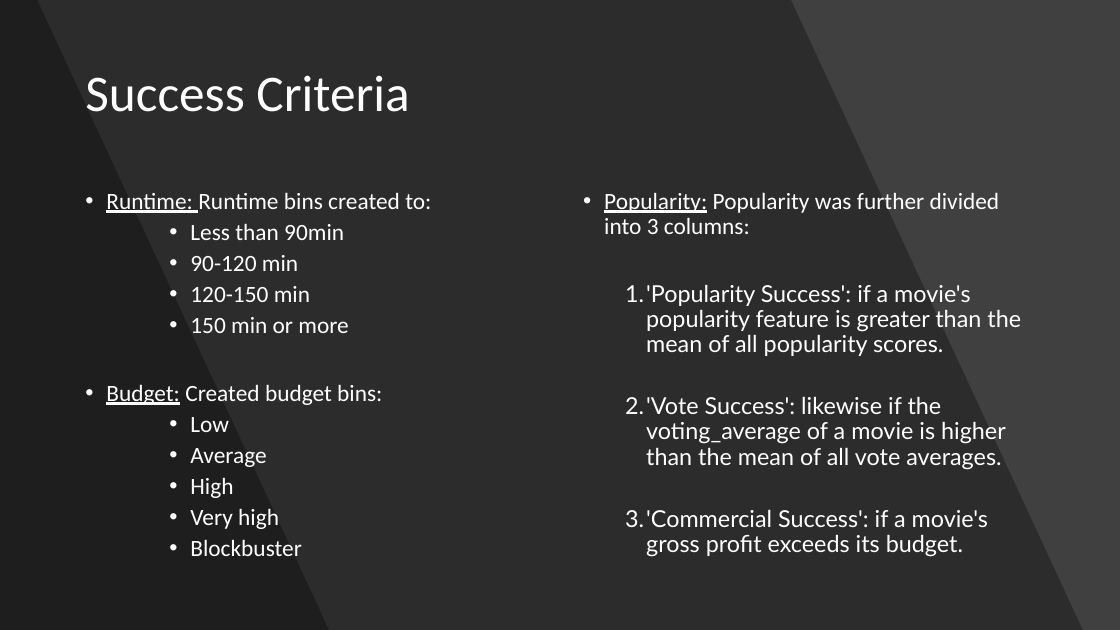
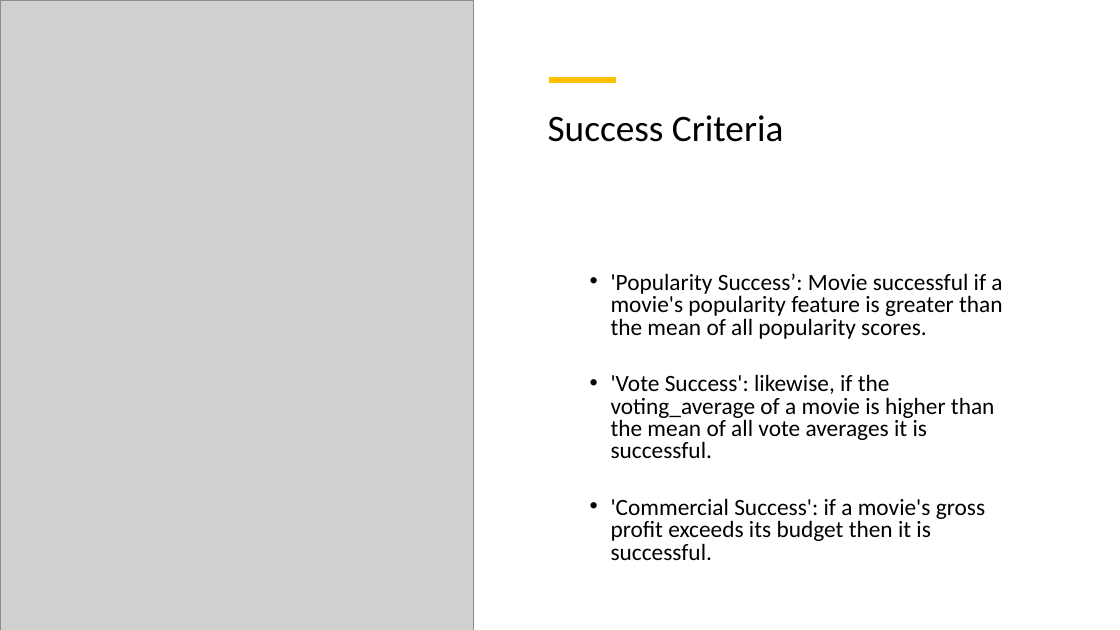
Before and after one commit to zach-hb/Movies-You-Should-Watch, a slide deck: slide 11 of Predicting a Movie's Success Before Release.pptx (slide 10 before the commit). Drawn at 1120x630 pixels with LibreOffice and Linux fonts; fonts in the diff are those of the drawing; grey boxes stand for pictures. Boxes give left, top, right and bottom in pixels: in the first picture for what was removed or moved away, otherwise in the second. Text is boxed around its words. In the diff, an @@ line names an element or a change of style, - is before the commit and + after.

Commit message:
uploaded ppt

```diff
--- a/Predicting a Movie's Success Before Release.pptx
+++ b/Predicting a Movie's Success Before Release.pptx
@@ background #404040 to #FFFFFF @@
@@ freeform shape removed at (x1=0, y1=0, x2=1083, y2=630) @@
@@ freeform shape removed at (x1=0, y1=0, x2=329, y2=630) @@
@@ picture added at (x1=0, y1=0, x2=473, y2=630) @@
@@ line added from (549, 80) to (617, 80), #FFC000 4.5 pt @@
@@ title "Success Criteria" moved from (x1=85, y1=75, x2=409, y2=112) to (x1=548, y1=115, x2=784, y2=142) @@
@@ title "Success Criteria" at (x1=548, y1=115, x2=784, y2=142): size 44 to 32 pt, text colour #FFFFFF to #000000; vertical alignment middle to top @@
@@ text removed at (x1=106, y1=192, x2=431, y2=556) @@
-• Runtime: Runtime bins created to:
-    • Less than 90min
-    • 90-120 min
-    • 120-150 min
-    • 150 min or more
-• Budget: Created budget bins:
-    • Low
-    • Average
-    • High
-    • Very high
-    • Blockbuster
@@ text at (x1=611, y1=273, x2=1003, y2=560): text changed; font Lato to Calibri; text colour #FFFFFF to #000000 @@
-• Popularity: Popularity was further divided into 3 columns:
-  1. 'Popularity Success': if a movie's popularity feature is greater than the mean of all popularity scores.
-  2. 'Vote Success': likewise if the voting_average of a movie is higher than the mean of all vote averages.
-  3. 'Commercial Success': if a movie's gross profit exceeds its budget.
+  • 'Popularity Success’: Movie successful if a movie's popularity feature is greater than the mean of all popularity scores.
+  • 'Vote Success': likewise, if the voting_average of a movie is higher than the mean of all vote averages it is successful.
+  • 'Commercial Success': if a movie's gross profit exceeds its budget then it is successful.
```
Also in this commit, not shown: 7 other slides changed, 5 slides added, 6 slides removed.
